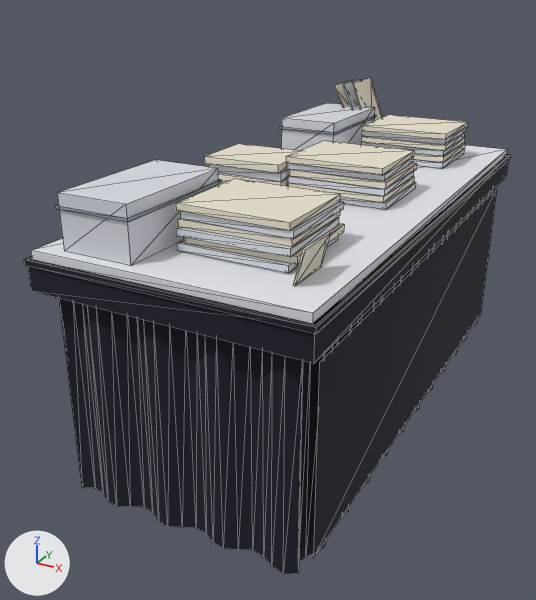
A saved change to the glTF model public/models/table.glb.
Both versions are drawn from a 50 mm camera at (3.37, -7.38, 4.79) aimed at (-0.38, -0.56, 1.38). Lighting does not change. The marker at lower left points along +X, +Y and +Z. The older version comes first. Mesh edges are drawn as thin lines. Where no turn or scale is listed for an object, it has been applied to the vertices. Vertices at exactly the same position are counted once.

The first picture shows 'paper', 'product', 'skirt', 'skirt_front', 'top', 'trim'.
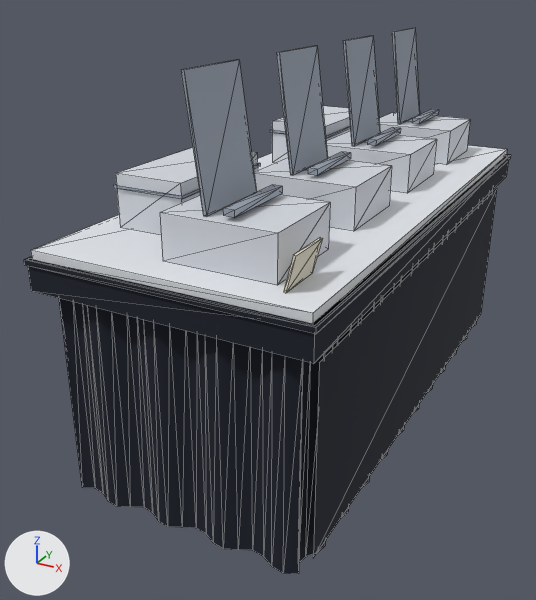
Where the change shows, as pixel boxes [x1, y1, x2, y2] in the pictures (536 x 600 px; the box of a moved part takes in the faces that stretch with it):
'product', reshaped (13% narrower, 8% shorter)
    before: [57, 79, 466, 273]
    after: [116, 106, 470, 285]
'trim', reshaped
    before: [55, 115, 376, 222]
    after: [113, 28, 439, 217]
'paper', reshaped (86% narrower, 73% shorter)
    before: [176, 77, 468, 286]
    after: [284, 237, 323, 293]
part 1 of me_mesh_4, added
    after: [379, 112, 470, 165]
part 2 of me_mesh_4, moved or reshaped
    before: [281, 103, 375, 150]
    after: [272, 106, 350, 163]
part 3 of me_mesh_4, added
    after: [326, 131, 437, 193]
part 4 of me_mesh_4, added
    after: [254, 158, 392, 231]
part 5 of me_mesh_4, moved or reshaped
    before: [57, 160, 218, 266]
    after: [116, 148, 258, 235]
part 6 of me_mesh_4, added
    after: [160, 191, 330, 285]
part 7 of me_mesh_4, deleted
    before: [177, 79, 466, 273]
part 8 of me_mesh_6, added
    after: [412, 109, 439, 124]
part 9 of me_mesh_6, moved or reshaped
    before: [279, 115, 376, 135]
    after: [270, 125, 350, 138]
part 10 of me_mesh_6, added
    after: [367, 127, 401, 146]
part 11 of me_mesh_6, added
    after: [308, 152, 351, 175]
part 12 of me_mesh_6, moved or reshaped
    before: [55, 179, 221, 222]
    after: [113, 163, 260, 199]
part 13 of me_mesh_6, added
    after: [223, 185, 282, 217]
part 14 of me_mesh_6, added
    after: [181, 28, 420, 216]
part 15 of me_mesh_5, moved or reshaped
    before: [293, 232, 330, 286]
    after: [284, 237, 323, 293]
part 16 of me_mesh_5, deleted (pale yellow)
    before: [176, 77, 468, 264]

The edits, one by one:
me_mesh_4 is used by ob_product; location (0.0, 0.0, 0.0).
me_mesh_4 had 120 vertices, 180 faces and spanned x -1.2..0.92, y -2.93..2.76, z 2.6..3.44.
me_mesh_4 now has 48 vertices, 72 faces and spans x -1.08..0.89, y -2.72..2.72, z 2.6..3.12.
me_mesh_4 part 1: a new loose piece, a box spanning x -0.19..0.89, y 1.78..2.72, z 2.6..3.02, in mat_product (light grey #d7dbe2).
me_mesh_4 part 2: the loose piece of 8 vertices spanning x -1.08..-0.36, y 1.07..2.43, z 2.6..3.12 is moved by (0.0, -0.25, 0.0).
me_mesh_4 part 3: a new loose piece, a box spanning x -0.19..0.89, y 0.28..1.22, z 2.6..3.02, in mat_product (light grey #d7dbe2).
me_mesh_4 part 4: a new loose piece, a box spanning x -0.19..0.89, y -1.22..-0.28, z 2.6..3.02, in mat_product (light grey #d7dbe2).
me_mesh_4 part 5: the loose piece of 8 vertices spanning x -1.08..-0.36, y -2.93..-1.57, z 2.6..3.12 is moved by (0.0, 0.75, 0.0).
me_mesh_4 part 6: a new loose piece, a box spanning x -0.19..0.89, y -2.72..-1.78, z 2.6..3.02, in mat_product (light grey #d7dbe2).
me_mesh_4 part 7: 13 loose pieces with 104 vertices, spanning x -1.2..0.92, y -2.49..2.76, z 2.6..3.44, are deleted.
me_mesh_5 is used by ob_paper; location (0.0, 0.0, 0.0).
me_mesh_5 had 128 vertices, 192 faces and spanned x -1.16..1.1, y -2.68..2.76, z 2.6..3.47.
me_mesh_5 now has 8 vertices, 12 faces and spans x 1.0..1.1, y -2.83..-2.37, z 2.6..2.92.
me_mesh_5 part 15: the loose piece of 8 vertices spanning x 1.0..1.1, y -2.68..-2.22, z 2.6..2.92 is moved by (0.0, -0.15, 0.0).
me_mesh_5 part 16: 15 loose pieces with 120 vertices, spanning x -1.16..0.93, y -2.47..2.76, z 2.6..3.47, are deleted.
me_mesh_6 is used by ob_trim; location (0.0, 0.0, 0.0).
me_mesh_6 had 24 vertices, 36 faces and spanned x -1.1..0.25, y -2.95..2.8, z 2.6..3.01.
me_mesh_6 now has 80 vertices, 120 faces and spans x -1.1..0.47, y -2.65..2.65, z 2.98..4.14.
me_mesh_6 part 8: a new loose piece, a box spanning x 0.37..0.47, y 1.85..2.65, z 3.06..3.12, in mat_trim (grey #9aa3b0).
me_mesh_6 part 9: the loose piece of 8 vertices spanning x -1.1..-0.34, y 1.05..2.45, z 2.98..3.01 is moved by (0.0, -0.25, 0.0).
me_mesh_6 part 10: a new loose piece, a box spanning x 0.37..0.47, y 0.35..1.15, z 3.06..3.12, in mat_trim (grey #9aa3b0).
me_mesh_6 part 11: a new loose piece, a box spanning x 0.37..0.47, y -1.15..-0.35, z 3.06..3.12, in mat_trim (grey #9aa3b0).
me_mesh_6 part 12: the loose piece of 8 vertices spanning x -1.1..-0.34, y -2.95..-1.55, z 2.98..3.01 is moved by (0.0, 0.75, 0.0).
me_mesh_6 part 13: a new loose piece, a box spanning x 0.37..0.47, y -2.65..-1.85, z 3.06..3.12, in mat_trim (grey #9aa3b0).
me_mesh_6 part 14: 32 vertices added at x 0.03..0.21, y -2.65..2.65, z 3.03..4.14.
Other edits to the shape of me_mesh_6 do not show in these pictures.
